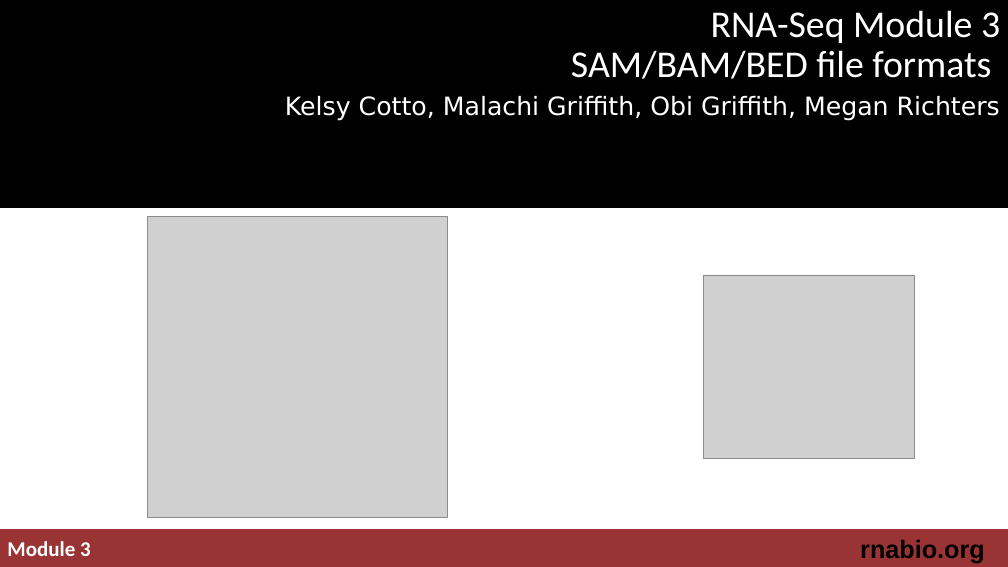
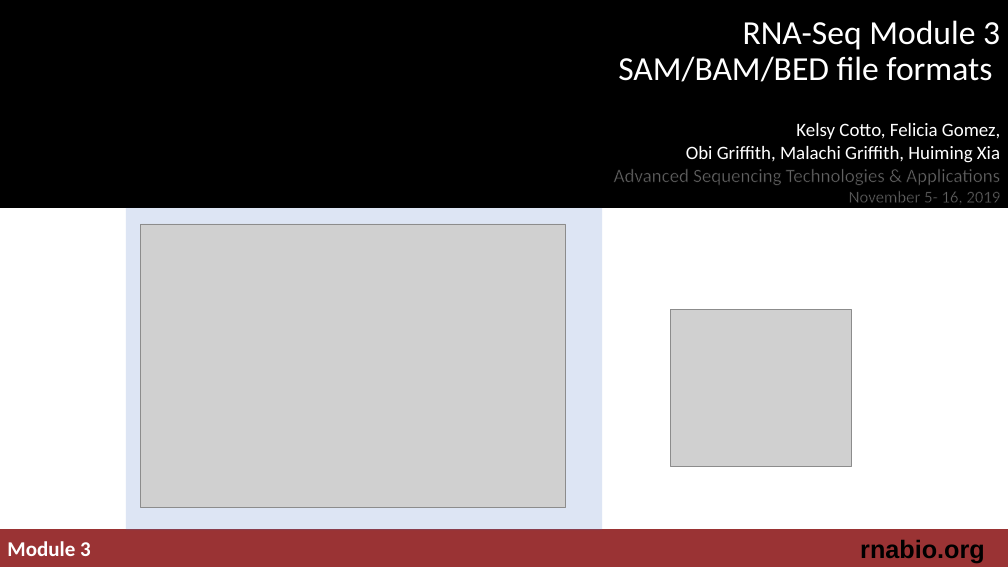
Before and after one commit to griffithlab/rnabio.org, a slide deck: slide 1 of assets/lectures/cshl/2019/mini/RNASeq_MiniLecture_03_03_SAM_BAM_BED.pptx. Drawn at 1008x567 pixels with LibreOffice and Linux fonts; fonts in the diff are those of the drawing; grey boxes stand for pictures; background and template pictures are left out. Boxes give left, top, right and bottom in pixels: in the first picture for what was removed or moved away, otherwise in the second. Text is boxed around its words. In the diff, an @@ line names an element or a change of style, - is before the commit and + after.

```diff
--- a/assets/lectures/cshl/2019/mini/RNASeq_MiniLecture_03_03_SAM_BAM_BED.pptx
+++ b/assets/lectures/cshl/2019/mini/RNASeq_MiniLecture_03_03_SAM_BAM_BED.pptx
@@ text "RNA-Seq Module 3 SAM/BAM/BED file ...": place and size @@
-text "RNA-Seq Module 3 SAM/BAM/BED file ..." at [571, 10, 1000, 79]
+text "RNA-Seq Module 3 SAM/BAM/BED file ..." at [618, 20, 1000, 82]
@@ text "RNA-Seq Module 3 SAM/BAM/BED file ..." at [618, 20, 1000, 82]: size 36 to 32 pt; vertical alignment bottom to top @@
@@ subtitle removed at [285, 96, 1000, 121] @@
-Kelsy Cotto, Malachi Griffith, Obi Griffith, Megan Richters
@@ text added at [614, 123, 1000, 203], 18 pt, text #FFFFFF @@
+Kelsy Cotto, Felicia Gomez,
+Obi Griffith, Malachi Griffith, Huiming Xia
+Advanced Sequencing Technologies & Applications
+November 5- 16, 2019
@@ rectangle added at [126, 208, 603, 530], fill #4472C4 at 18% opacity @@
@@ picture: place and size @@
-picture at [147, 216, 448, 516]
+picture at [141, 224, 565, 507]
@@ picture: place and size @@
-picture at [703, 275, 915, 459]
+picture at [671, 310, 851, 467]
@@ page number added at [542, 526, 718, 556], 12 pt, text #898989 @@
+1
```
Also in this commit, not shown: 26 other files.
